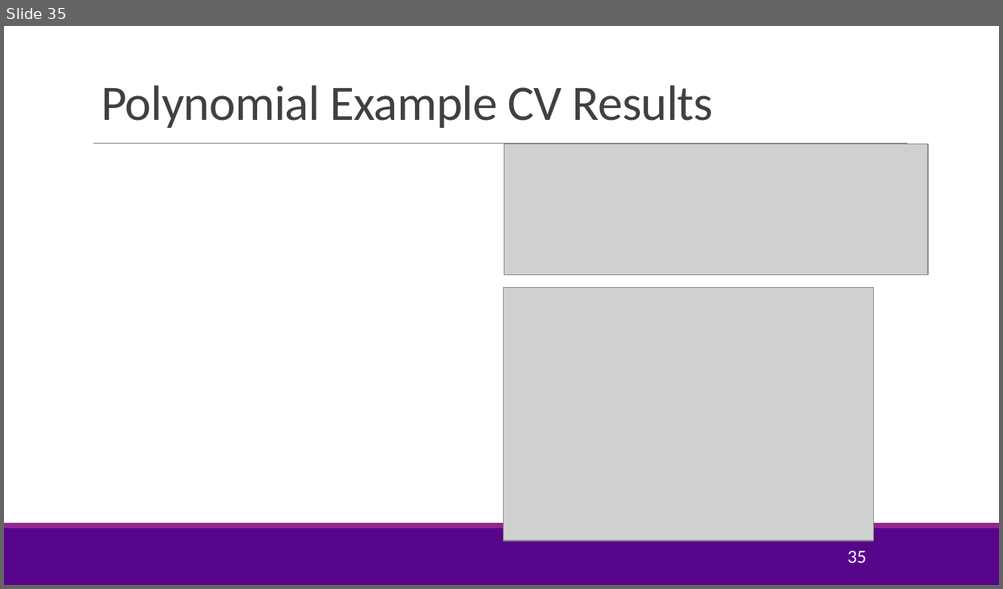
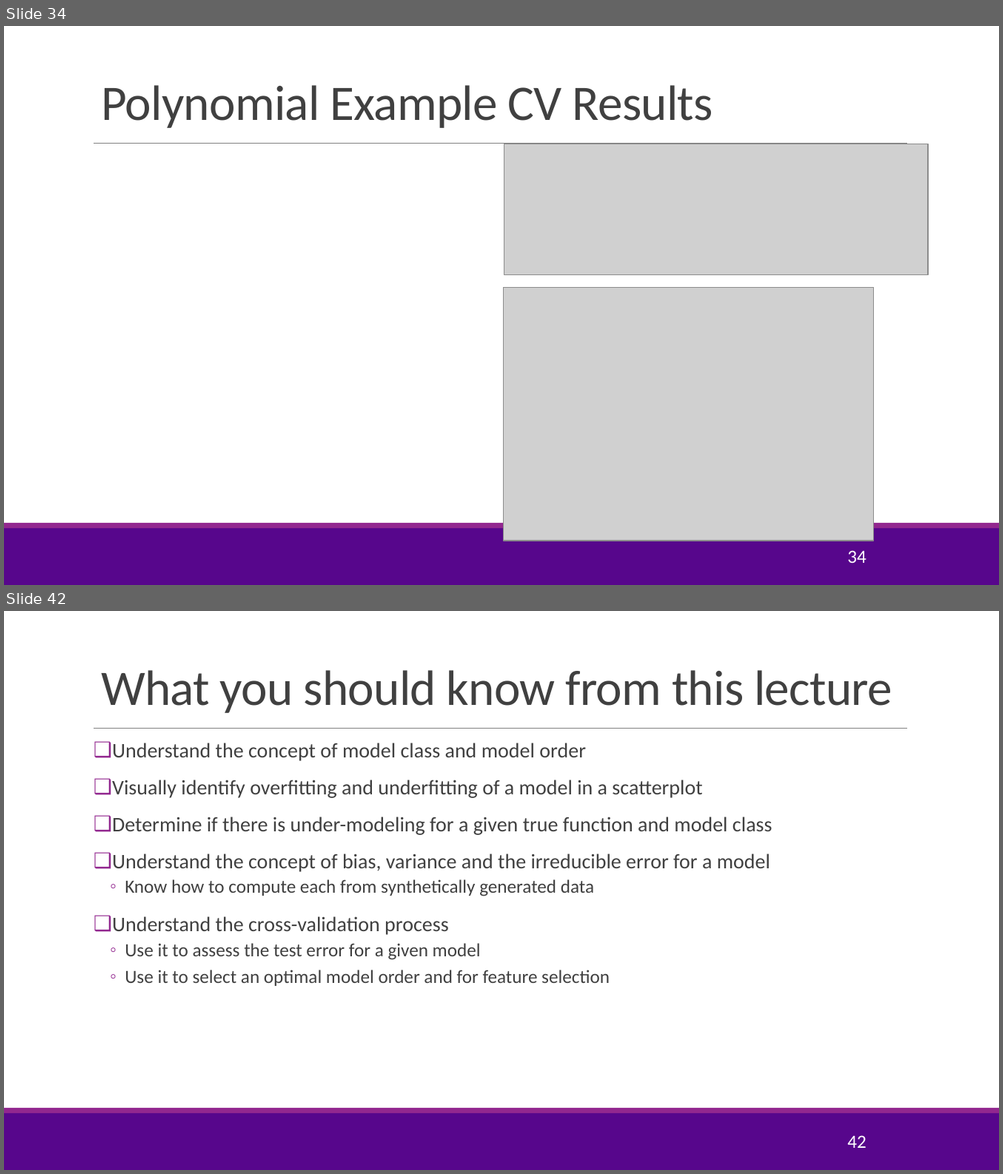
Before and after one commit to joshzzl/introml, a slide deck: lectures/Lect04_ModelSelection.pptx. Shown one above the other, each under a label of ours: slide 35 before the commit, slides 34 and 42 after it; the slides between them are not shown. The pictures are 1003x589 and 1003x1174 pixels, drawn with LibreOffice and Linux fonts; fonts in the diff are those of the drawing; grey boxes stand for pictures; background and template pictures are left out. Boxes give left, top, right and bottom in pixels: in the first picture for what was removed or moved away, otherwise in the second. Text is boxed around its words. In the diff, an @@ line names an element or a change of style, - is before the commit and + after.

Commit message:
Modified the way the bias-variance tradeoff is presented somewhat. Also added a few slides about feature selection. This is necessary since Lab is actually for feature selection.

```diff
--- a/lectures/Lect04_ModelSelection.pptx
+++ b/lectures/Lect04_ModelSelection.pptx
@@ slide 42 added at (4, 611, 999, 1170), background #FFFFFF; not listed: 3 template elements that a slide beside it also shows @@
@@ title added at (101, 670, 892, 713), 48 pt, text #404040 @@
+What you should know from this lecture
@@ text added at (112, 743, 772, 986), 20 pt, text #404040 @@
+❑ Understand the concept of model class and model order
+❑ Visually identify overfitting and underfitting of a model in a scatterplot
+❑ Determine if there is under-modeling for a given true function and model class
+❑ Understand the concept of bias, variance and the irreducible error for a model
+  ◦ Know how to compute each from synthetically generated data
+❑ Understand the cross-validation process
+  ◦ Use it to assess the test error for a given model
+  ◦ Use it to select an optimal model order and for feature selection
@@ page number added at (847, 1136, 866, 1148), 18 pt, text #FFFFFF @@
+42
@@ what was slide 35 is now slide 34 @@
@@ page number at (847, 551, 866, 563): text changed @@
-35
+34
```
Also in this commit, not shown: 10 slides changed, 5 other slides added, 1 slide removed, 1 other file.
